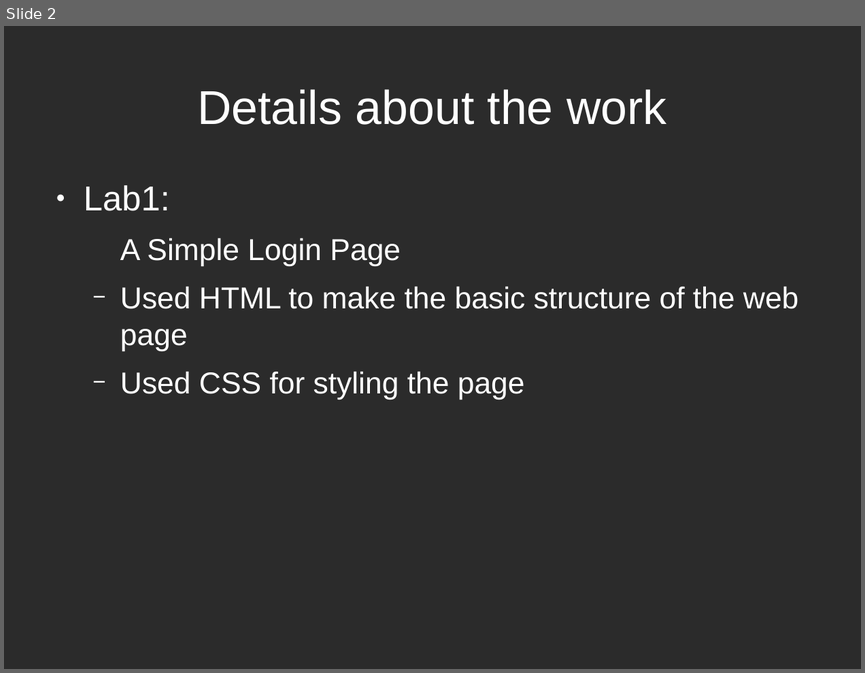
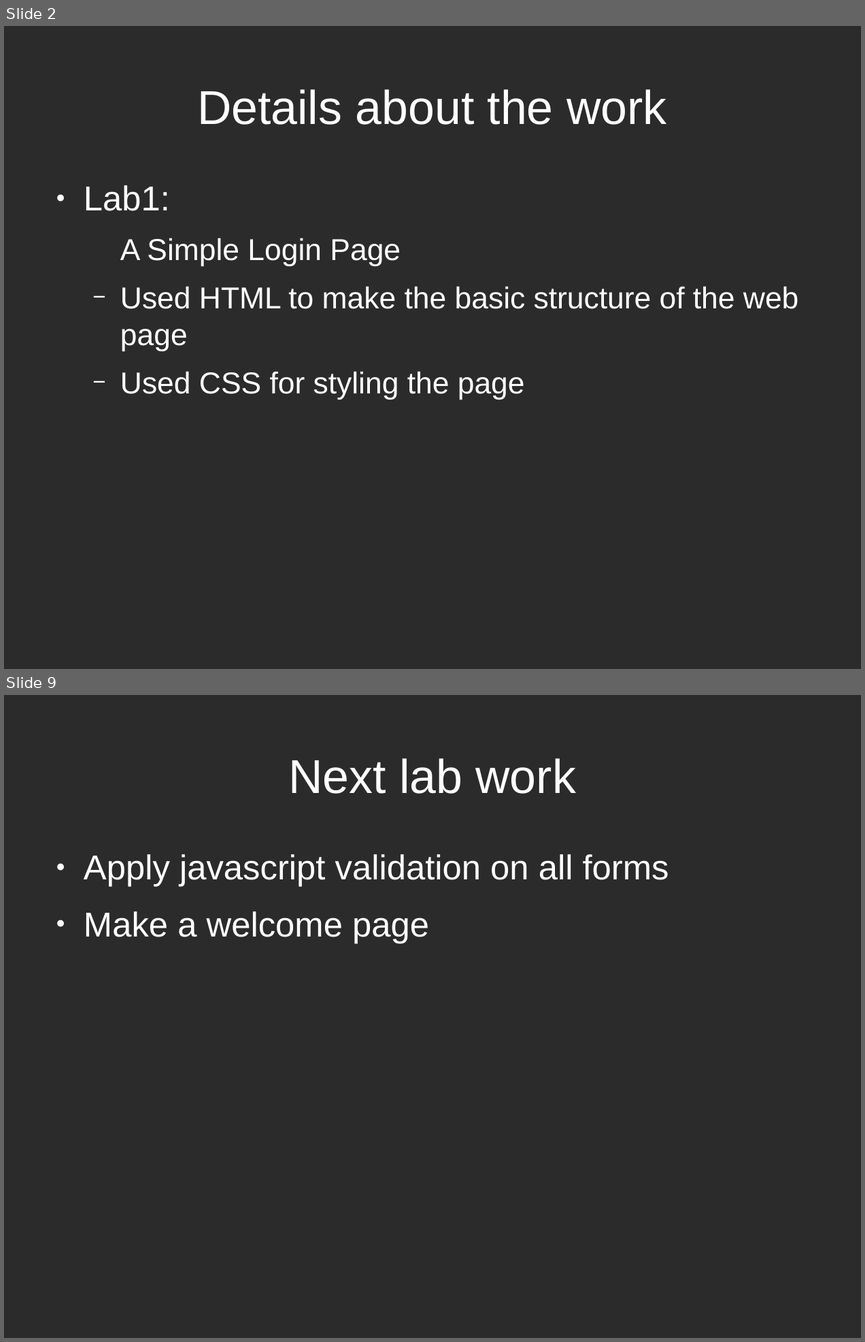
Before and after one commit to hiamandeep/it_lab_web_tech, a slide deck: ppt/lab1.odp. Shown one above the other, each under a label of ours: slide 2 before the commit, slides 2 and 9 after it; the slides between them are not shown. The pictures are 865x673 and 865x1342 pixels, drawn with LibreOffice and Linux fonts; fonts in the diff are those of the drawing; background and template pictures are left out; a plain dark background stands for a picture behind light text. Boxes give left, top, right and bottom in pixels: in the first picture for what was removed or moved away, otherwise in the second. Text is boxed around its words. In the diff, an @@ line names an element or a change of style, - is before the commit and + after.

```diff
--- a/ppt/lab1.odp
+++ b/ppt/lab1.odp
@@ slide 9 added at box(4, 695, 861, 1338), background picture (left out) @@
@@ title added at box(288, 758, 576, 794), 44 pt, text #FFFFFF @@
+Next lab work
@@ text added at box(84, 854, 669, 943), 32 pt, text #FFFFFF @@
+● Apply javascript validation on all forms
+● Make a welcome page
```
Also in this commit, not shown: 32 other slides added, 43 other files.
